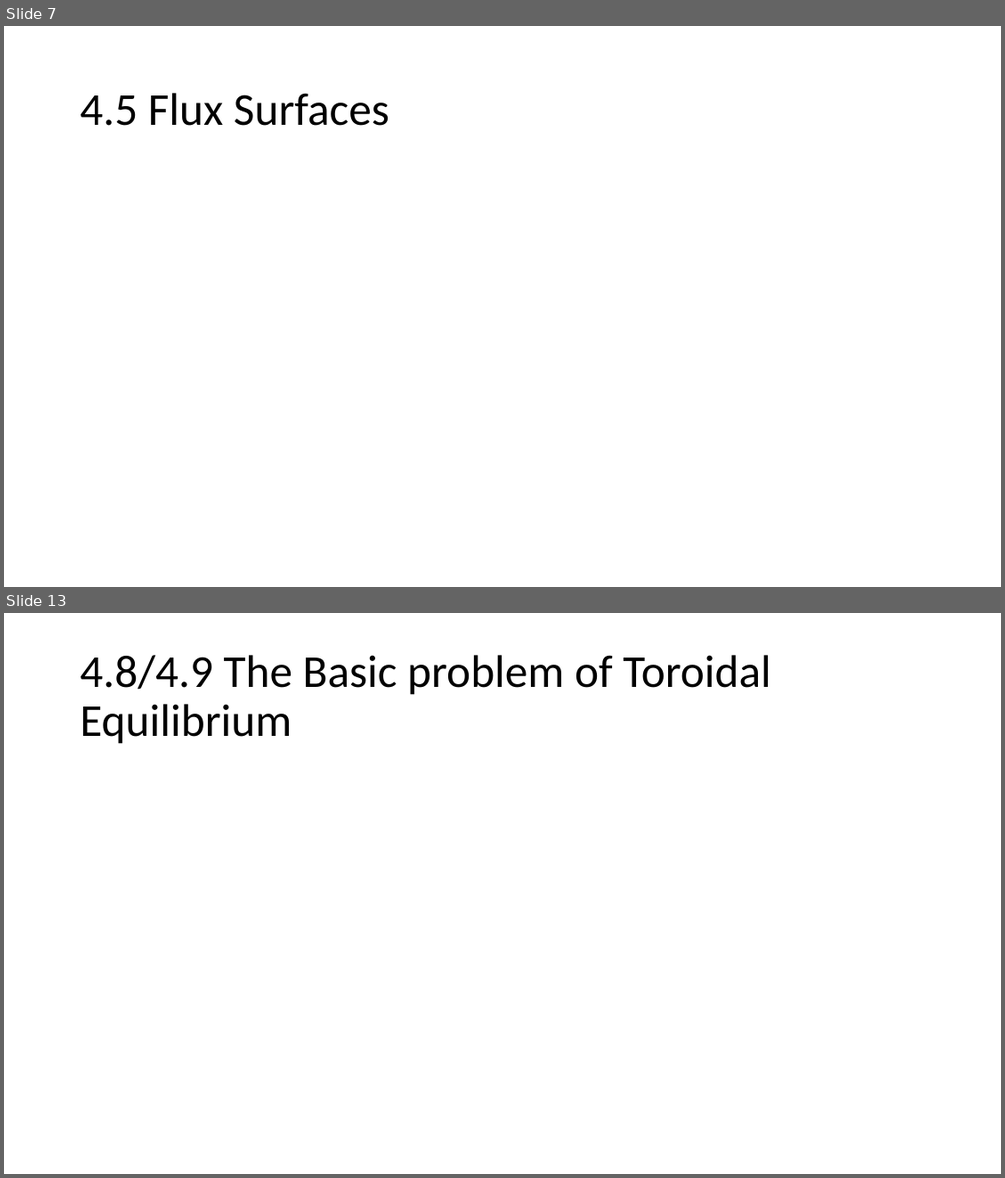
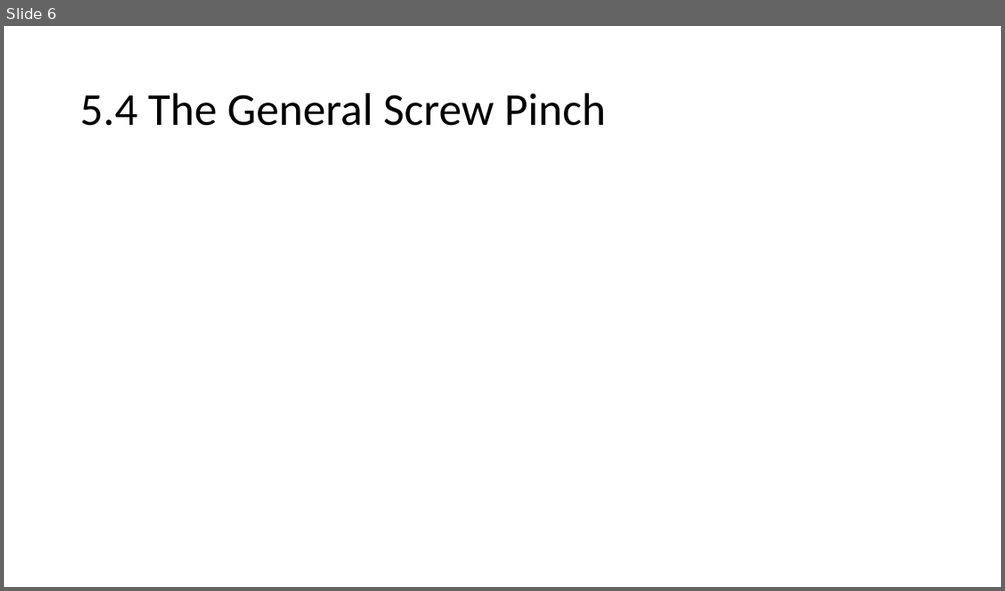
Before and after one commit to bartlettnbb2/academia, a slide deck: Presentations/IdealMHD_ch5.pptx. Shown one above the other, each under a label of ours: slides 7 and 13 before the commit, slide 6 after it; the slides between them are not shown. The pictures are 1005x1178 and 1005x591 pixels, drawn with LibreOffice and Linux fonts; fonts in the diff are those of the drawing; grey boxes stand for pictures. Boxes give left, top, right and bottom in pixels: in the first picture for what was removed or moved away, otherwise in the second. Text is boxed around its words. In the diff, an @@ line names an element or a change of style, - is before the commit and + after.

```diff
--- a/Presentations/IdealMHD_ch5.pptx
+++ b/Presentations/IdealMHD_ch5.pptx
@@ slide 13 removed at box(4, 613, 1001, 1174), background #FFFFFF @@
@@ title removed at box(80, 655, 771, 744) @@
-4.8/4.9 The Basic problem of Toroidal Equilibrium
@@ what was slide 7 is now slide 6 @@
@@ slide 6 changed as well @@
@@ title at box(80, 93, 606, 126): text changed @@
-4.5 Flux Surfaces
+5.4 The General Screw Pinch
```
Also in this commit, not shown: 4 other slides changed, 2 slides added, 7 other slides removed.
